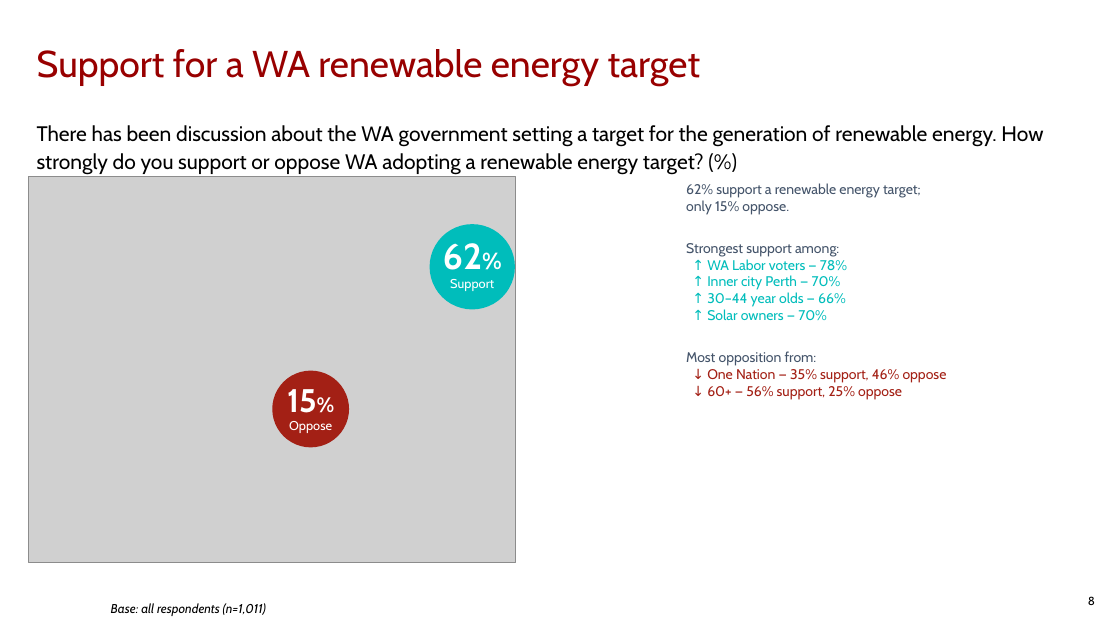
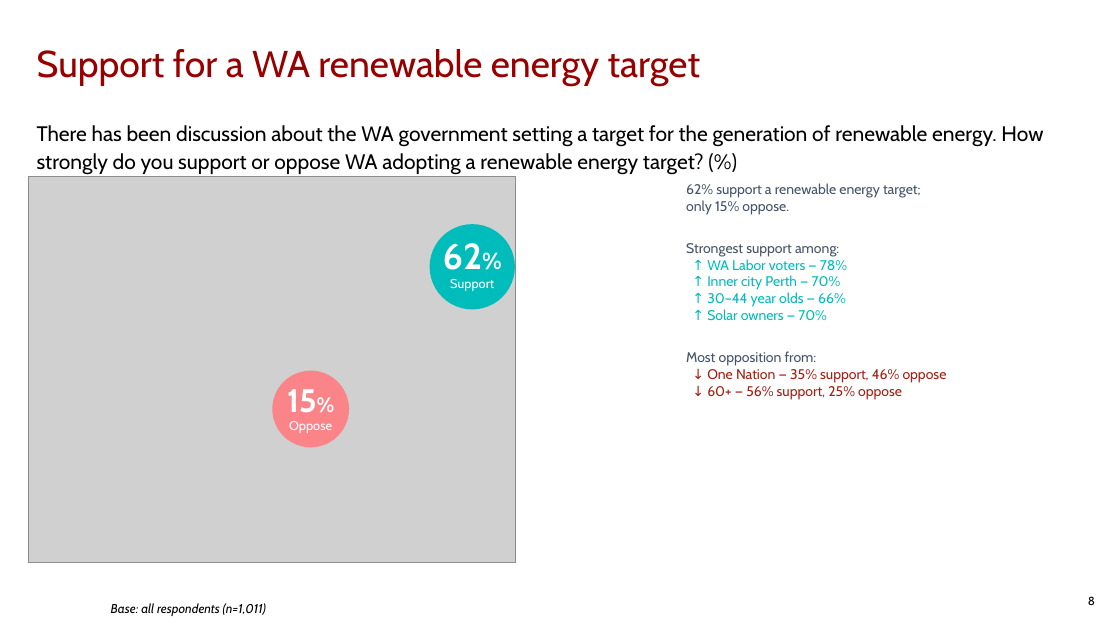
Before and after one commit to ThomasB4242/Test-1, a slide deck: slide 8 of sample_data/wa_energy_output.pptx. Drawn at 1120x630 pixels with LibreOffice and Linux fonts; fonts in the diff are those of the drawing; grey boxes stand for pictures; background and template pictures are left out. Boxes give left, top, right and bottom in pixels: in the first picture for what was removed or moved away, otherwise in the second. Text is boxed around its words. In the diff, an @@ line names an element or a change of style, - is before the commit and + after.

```diff
--- a/sample_data/wa_energy_output.pptx
+++ b/sample_data/wa_energy_output.pptx
@@ ellipse at bbox=[272, 371, 349, 447]: fill #A32015 to #FA8488 @@
```
Also in this commit, not shown: 2 other files.
